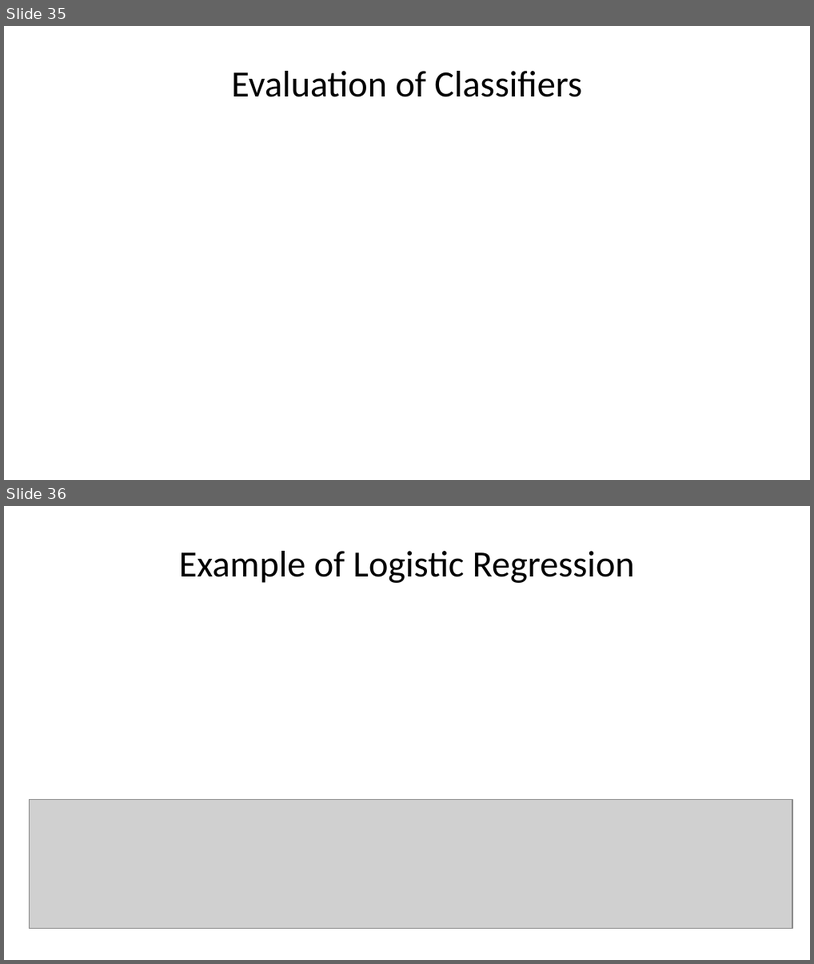
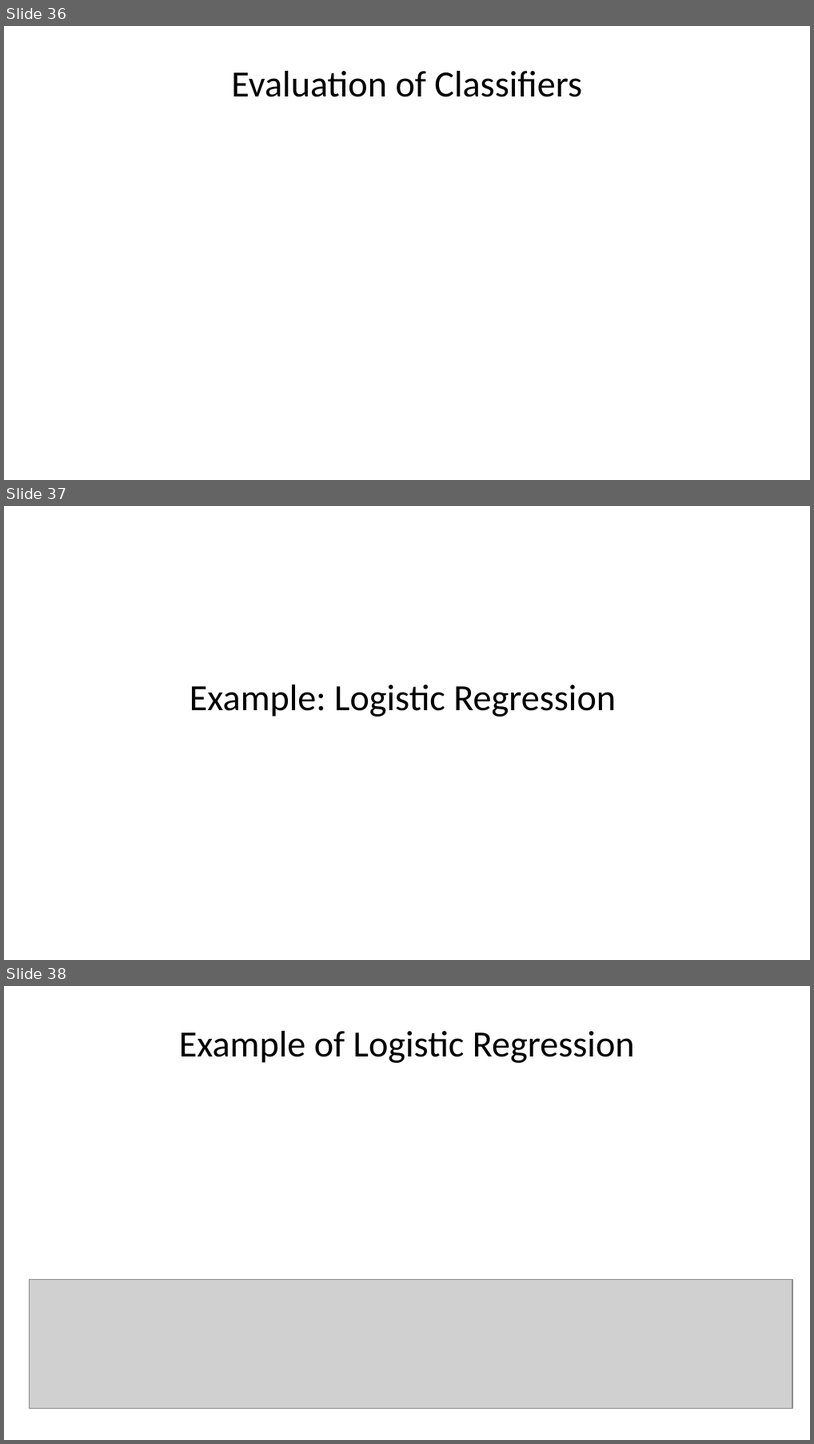
Before and after one commit to StephenElston/CSCI-E-83, a slide deck: LectureSlides/09_GeneralizingTheLinearModel.pptx. Shown one above the other, each under a label of ours: slides 35 and 36 before the commit, slides 36, 37 and 38 after it. The pictures are 814x964 and 814x1444 pixels, drawn with LibreOffice and Linux fonts; fonts in the diff are those of the drawing; grey boxes stand for pictures. Boxes give left, top, right and bottom in pixels: in the first picture for what was removed or moved away, otherwise in the second. Text is boxed around its words. In the diff, an @@ line names an element or a change of style, - is before the commit and + after.

```diff
--- a/LectureSlides/09_GeneralizingTheLinearModel.pptx
+++ b/LectureSlides/09_GeneralizingTheLinearModel.pptx
@@ slide 37 added at (x1=4, y1=506, x2=810, y2=960), background #FFFFFF @@
@@ title added at (x1=190, y1=684, x2=616, y2=716), 33 pt, text #000000 @@
+Example: Logistic Regression
@@ what was slide 35 is now slide 36 @@
@@ what was slide 36 is now slide 38 @@
```
Also in this commit, not shown: 1 slide changed, 3 other slides added.
